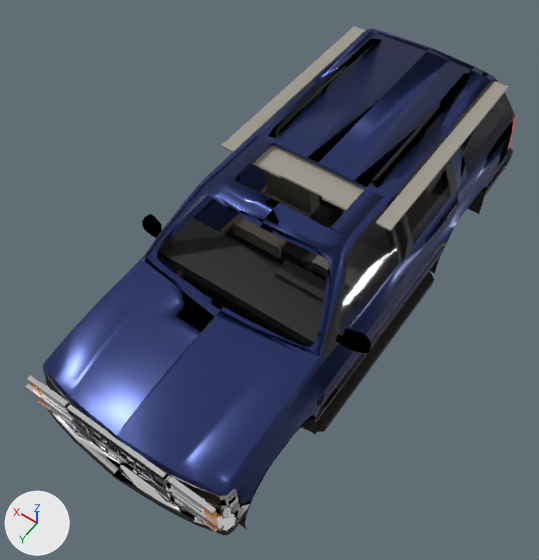
An edit to the glTF model assets/cars/tahoe_1996/tahoe_body.glb, drawn before and after from the same camera.
Both versions are drawn from a 50 mm camera at (-2.26, 3.53, 5.96) aimed at (0.07, 0.26, 0.83). The lights are fixed; the arrows at lower left show +X, +Y and +Z. The picture after the commit comes second. Where no turn or scale is listed for an object, it has been applied to the vertices. Vertices at exactly the same position are counted once.

The older version as bpy lines, for what is in view:
```python
mat_headliner = principled_material('Headliner')
mat_headliner.base_color = (0.349, 0.325, 0.279)  # grey #9f9a90
mat_headliner.roughness = 0.95
me_body = bpy.data.meshes.new('Body')
me_body.from_pydata(...)  # 2496 vertices, 4913 faces; spans x -1.12..1.12, y -2.71..2.35, z 0.31..1.85
me_body.materials.append(mat_paint)  # dark blue #27356b
me_body.materials.append(mat_lower)  # beige #9f8666
me_body.materials.append(mat_stripe)  # black #1b1b1e
me_body.materials.append(mat_chrome)  # white #f3f3f6
me_body.materials.append(mat_glass)  # black #050709
me_body.materials.append(mat_black)  # black #09090b
me_body.materials.append(mat_grille)  # black #010101
me_body.materials.append(mat_headlamp)  # light grey #dadee2
me_body.materials.append(mat_amber)  # orange #eb8113
me_body.materials.append(mat_taillight)  # red #b40503, glowing red #8e1200
me_interior = bpy.data.meshes.new('Interior')
me_interior.from_pydata(...)  # 192 vertices, 288 faces; spans x -0.88..0.88, y -2.33..0.81, z 0.6..1.74
# faces by material slot: [48, 96, 36, 84, 24]
me_interior.materials.append(mat_black)  # black #09090b
me_interior.materials.append(mat_interior)  # dark grey #6b665e
me_interior.materials.append(mat_headliner)  # grey #9f9a90
me_interior.materials.append(mat_dash)  # black #1b1b1e
me_interior.materials.append(mat_gauge)  # black #010101
ob_body = bpy.data.objects.new('Body', me_body)
ob_body.location = (0.0, 0.0, 0.0)
ob_interior = bpy.data.objects.new('Interior', me_interior)
ob_interior.location = (0.0, 0.0, 0.0)
```
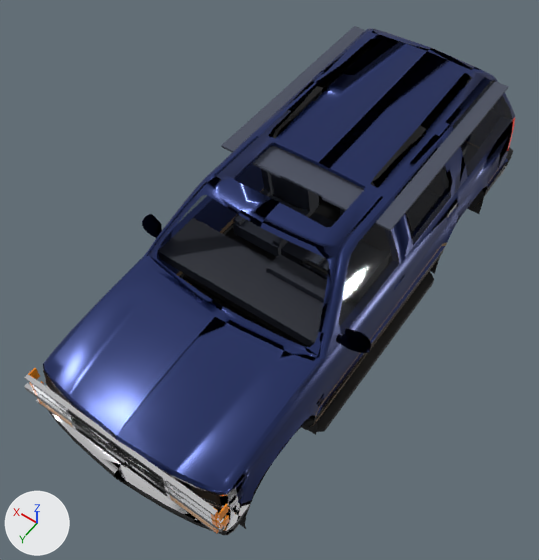
What differs and where, as boxes (x1, y1, x2, y2) in the pictures (539 x 560 px):
'Body', reshaped: before (25, 28, 515, 535); after (24, 28, 515, 535)
'Interior', recoloured: (159, 26, 509, 347) in both
part 1 of me_body, added: after (499, 151, 508, 168)
part 2 of me_body, added: after (24, 374, 218, 516)
part 3 of me_body, added: after (105, 442, 129, 465)
part 4 of me_body, added: after (36, 399, 220, 534)
part 5 of me_body, added: after (163, 479, 173, 500)
part 6 of me_body, added: after (65, 408, 78, 431)
part 7 of me_body, added (mostly hidden): after (72, 415, 163, 482)
part 8 of me_body, added: after (218, 504, 228, 521)
part 9 of me_body, added: after (221, 515, 229, 528)
part 10 of me_body, added: after (28, 368, 40, 380)
part 11 of me_body, rebuilt (50% wider, 44% taller): before (39, 388, 66, 412); after (29, 376, 70, 411)
part 12 of me_body, rebuilt (not visible before): after (37, 398, 71, 424)
part 13 of me_body, rebuilt (39% wider, 25% taller): before (170, 478, 205, 513); after (169, 477, 218, 521)
part 14 of me_body, rebuilt (not visible before): after (172, 497, 219, 531)
part 15 of me_body, deleted: before (27, 375, 217, 522)
part 16 of me_body, built on: before (25, 28, 512, 534); after (24, 28, 513, 534)
part 17 of me_body, recoloured: (158, 79, 515, 353) in both

The edits, one by one:
Material 'Headliner' (mat_headliner) changes colour from grey #9f9a90 to greyish blue #4b5161; in linear values from (0.349, 0.325, 0.279) to (0.0707, 0.0815, 0.119).
Material 'ParkLamp' (mat_parklamp) is new.
Its base color is (0.893, 0.456, 0.173) (orange #f3b473).
Its metallic is 0.4.
Its roughness is 0.08.
Its emission color is (0.05, 0.03, 0.01) (brown #3f3019).
Its emission strength is 1.0.
me_body is used by ob_body; location (0.0, 0.0, 0.0).
me_body had 2496 vertices, 4913 faces and spanned x -1.12..1.12, y -2.71..2.35, z 0.31..1.85.
me_body now has 2974 vertices, 5919 faces and spans x -1.12..1.12, y -2.71..2.35, z 0.31..1.85.
me_body part 1: a new loose piece, a 16-sided cylinder along x spanning x -0.9825..-0.9755, y -2.245..-2.075, z 0.895..1.065, in mat_paint (dark blue #27356b).
me_body part 2: a new loose piece, a box spanning x -0.903..0.903, y 2.217..2.252, z 1.075..1.097, in mat_chrome (white #f3f3f6).
me_body part 3: a new loose piece, a box spanning x -0.1..0.1, y 2.235..2.27, z 0.869..0.941, in mat_chrome (white #f3f3f6).
me_body part 4: a new loose piece, a box spanning x -0.903..0.903, y 2.217..2.252, z 0.721..0.745, in mat_chrome (white #f3f3f6).
me_body part 5: a new loose piece, a box spanning x -0.486..-0.454, y 2.221..2.256, z 0.745..1.075, in mat_chrome (white #f3f3f6).
me_body part 6: a new loose piece, a box spanning x 0.454..0.486, y 2.221..2.256, z 0.745..1.075, in mat_chrome (white #f3f3f6).
me_body part 7: a new loose piece, a box spanning x -0.47..0.47, y 2.205..2.24, z 0.964..0.976, in mat_black (black #09090b).
me_body part 8: a new loose piece, a box spanning x -0.923..-0.911, y 2.135..2.225, z 0.945..1.065, in mat_amber (orange #eb8113).
me_body part 9: a new loose piece, a box spanning x -0.923..-0.911, y 2.135..2.225, z 0.755..0.86, in mat_amber (orange #eb8113).
me_body part 10: a new loose piece, a box spanning x 0.911..0.923, y 2.135..2.225, z 0.945..1.065, in mat_amber (orange #eb8113).
me_body part 11: the loose piece of 8 vertices spanning x 0.53..0.77, y 2.21..2.24, z 0.95..1.06 is rebuilt with 12 vertices and now spans x 0.49..0.89, y 2.21..2.24, z 0.94..1.07.
me_body part 12: the loose piece of 8 vertices spanning x 0.5..0.79, y 2.2..2.24, z 0.73..0.87 is rebuilt with 12 vertices and now spans x 0.49..0.89, y 2.21..2.24, z 0.75..0.86.
me_body part 13: the loose piece of 8 vertices spanning x -0.79..-0.5, y 2.2..2.24, z 0.93..1.08 is rebuilt with 12 vertices and now spans x -0.89..-0.49, y 2.21..2.24, z 0.94..1.07.
me_body part 14: the loose piece of 8 vertices spanning x -0.79..-0.5, y 2.2..2.24, z 0.73..0.87 is rebuilt with 12 vertices and now spans x -0.89..-0.49, y 2.21..2.24, z 0.75..0.86.
me_body part 15: 20 loose pieces with 160 vertices, spanning x -0.89..0.89, y 2.2..2.27, z 0.72..1.09, are deleted.
me_body part 16: 39 vertices moved within x -1.12..1.12, y -2.53..2.26, z 0.58..1.77; 256 vertices removed from x -1.12..1.12, y -2.61..2.3, z 0.39..1.77; 662 vertices added at x -1.12..1.12, y -2.7..2.32, z 0.38..1.8.
me_body part 17: 401 faces spanning x -1.12..1.12, y -2.56..0.93, z 1.21..1.81 switch from mat_black (black #09090b) to mat_paint (dark blue #27356b).
Other edits to the shape of me_body do not show in these pictures.
me_body gains material mat_parklamp (orange #f3b473).
